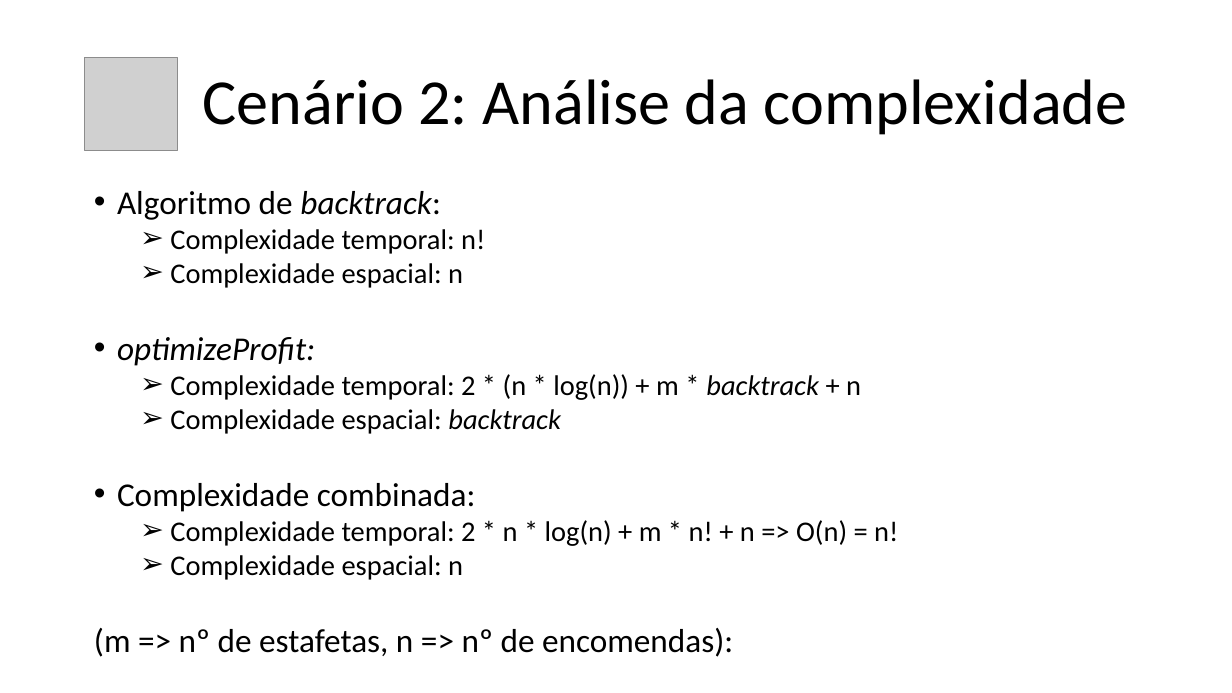
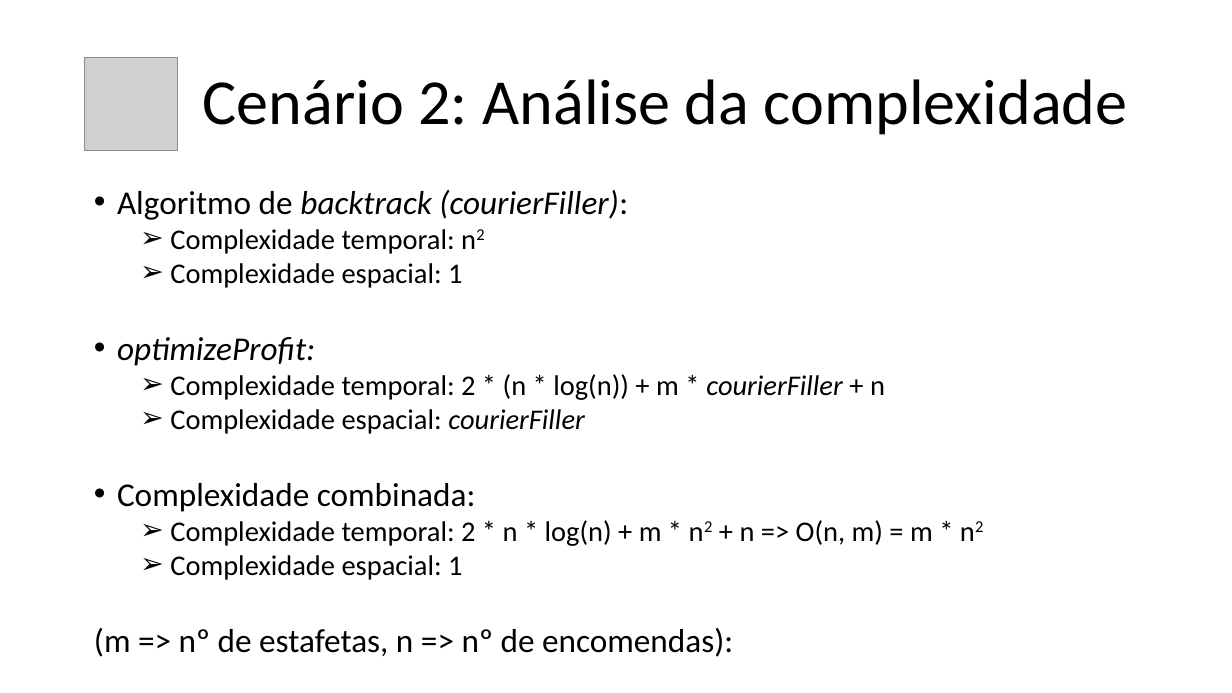
Before and after one commit to afs202005277/UrbanLogisticsOptimizer, a slide deck: slide 9 of Apresentacao.pptx. Drawn at 1232x693 pixels with LibreOffice and Linux fonts; fonts in the diff are those of the drawing; grey boxes stand for pictures. Boxes give left, top, right and bottom in pixels: in the first picture for what was removed or moved away, otherwise in the second. Text is boxed around its words. In the diff, an @@ line names an element or a change of style, - is before the commit and + after.

```diff
--- a/Apresentacao.pptx
+++ b/Apresentacao.pptx
@@ text at box(117, 190, 628, 288): text changed @@
-• Algoritmo de backtrack:
-  ➢ Complexidade temporal: n!
-  ➢ Complexidade espacial: n
+• Algoritmo de backtrack (courierFiller):
+  ➢ Complexidade temporal: n2
+  ➢ Complexidade espacial: 1
@@ text at box(170, 374, 885, 434): text changed @@
-  ➢ Complexidade temporal: 2 * (n * log(n)) + m * backtrack + n
-  ➢ Complexidade espacial: backtrack
+  ➢ Complexidade temporal: 2 * (n * log(n)) + m * courierFiller + n
+  ➢ Complexidade espacial: courierFiller
@@ text at box(170, 520, 933, 580): text changed @@
-  ➢ Complexidade temporal: 2 * n * log(n) + m * n! + n => O(n) = n!
-  ➢ Complexidade espacial: n
+  ➢ Complexidade temporal: 2 * n * log(n) + m * n2 + n => O(n, m) = m * n2
+  ➢ Complexidade espacial: 1
```
Also in this commit, not shown: 7 other slides changed.
